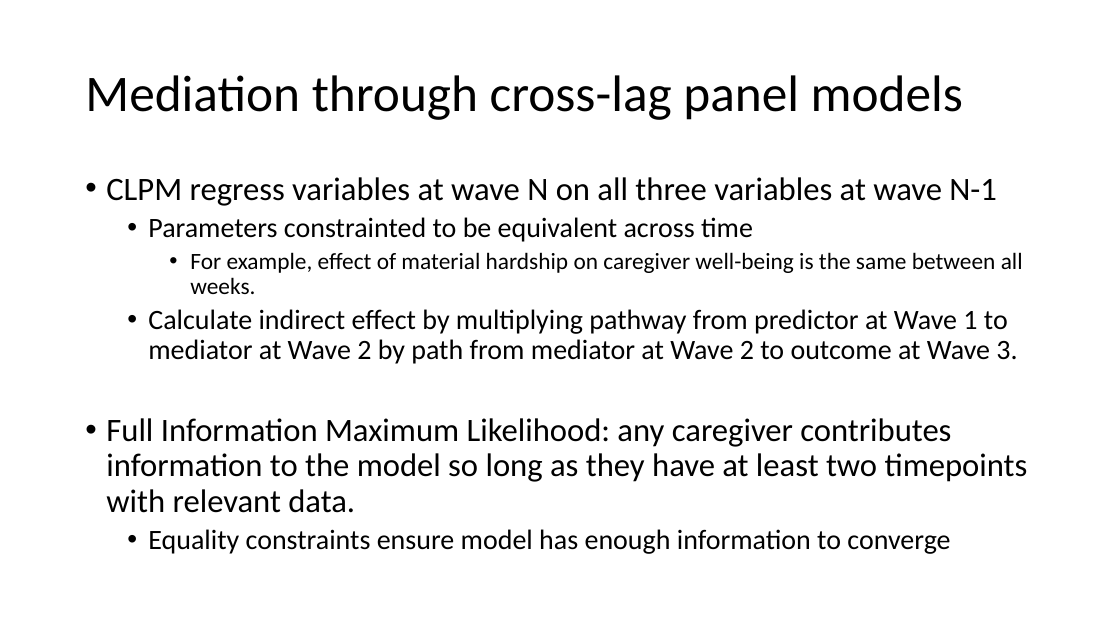
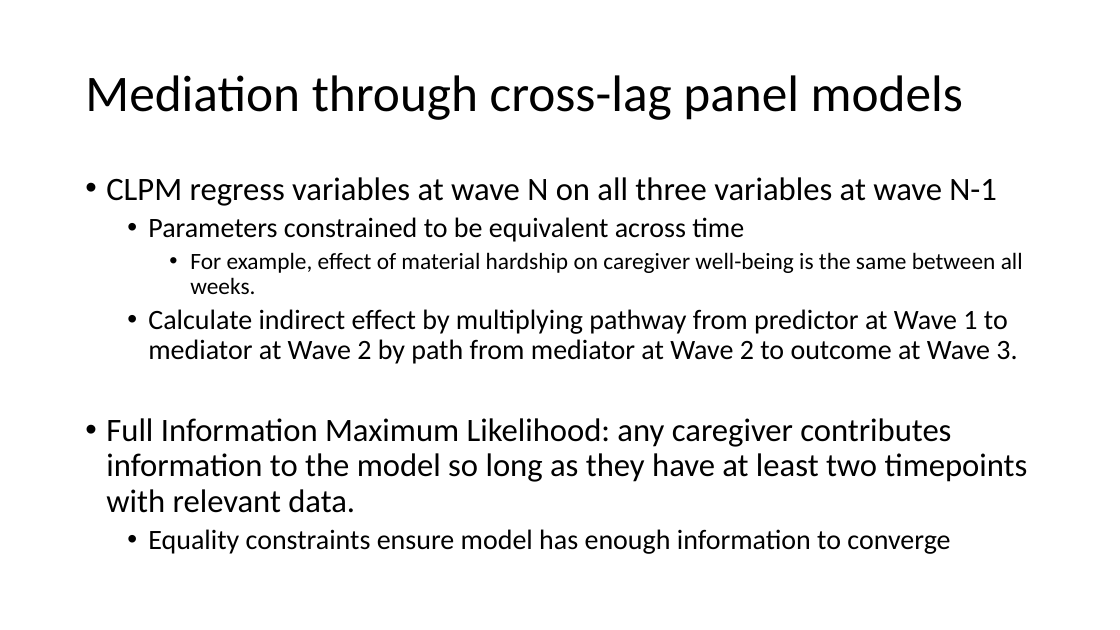
Before and after one commit to sjweston/Rapid-R3-Website, a slide deck: slide 1 of _site/mediation.pptx. Drawn at 1120x630 pixels with LibreOffice and Linux fonts; fonts in the diff are those of the drawing. Boxes give left, top, right and bottom in pixels: in the first picture for what was removed or moved away, otherwise in the second. Text is boxed around its words. In the diff, an @@ line names an element or a change of style, - is before the commit and + after.

```diff
--- a/_site/mediation.pptx
+++ b/_site/mediation.pptx
@@ text at (x1=148, y1=217, x2=744, y2=242): text changed @@
-  • Parameters constrainted to be equivalent across time
+  • Parameters constrained to be equivalent across time
```
Also in this commit, not shown: 59 other files.
